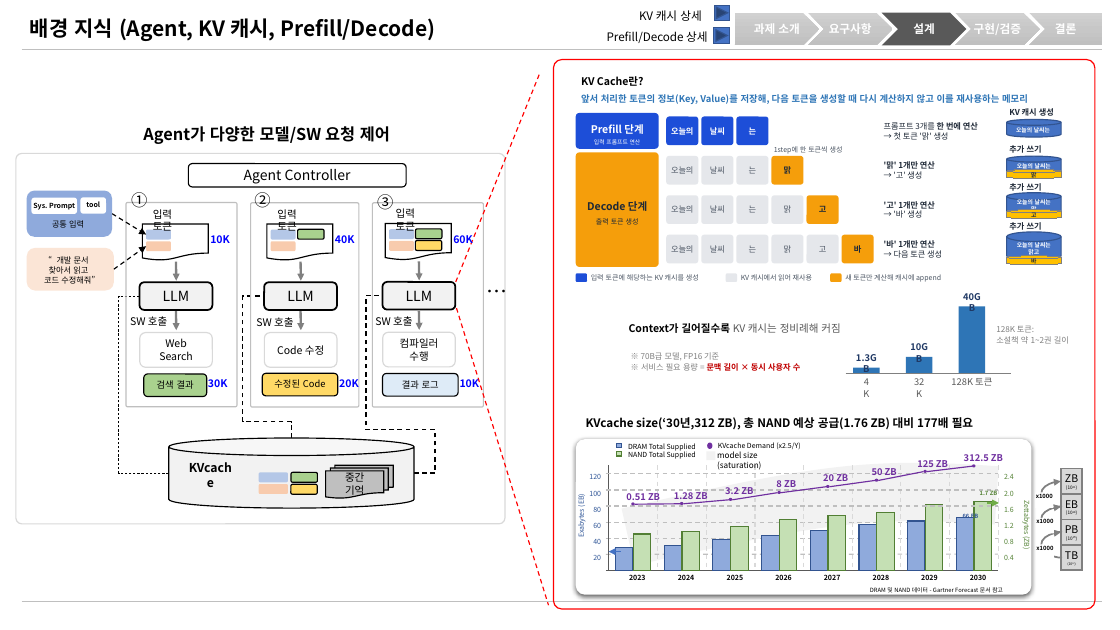
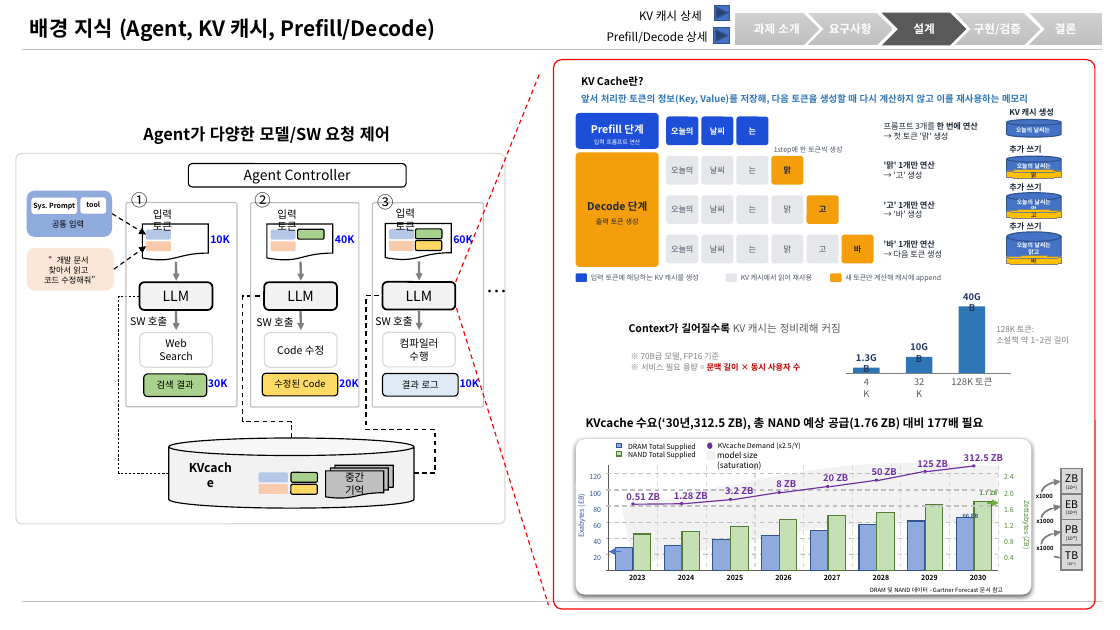
Before and after one commit to mkim0628/vllm, a slide deck: slide 2 of 과제배경_수정.pptx. Drawn at 1120x630 pixels with LibreOffice and Linux fonts; fonts in the diff are those of the drawing. Boxes give left, top, right and bottom in pixels: in the first picture for what was removed or moved away, otherwise in the second. Text is boxed around its words. In the diff, an @@ line names an element or a change of style, - is before the commit and + after.

```diff
--- a/과제배경_수정.pptx
+++ b/과제배경_수정.pptx
@@ text at box(586, 417, 983, 430): text changed @@
-KVcache size(‘30년,312 ZB), 총 NAND 예상 공급(1.76 ZB) 대비 177배 필요
+KVcache 수요(‘30년,312.5 ZB), 총 NAND 예상 공급(1.76 ZB) 대비 177배 필요
```
